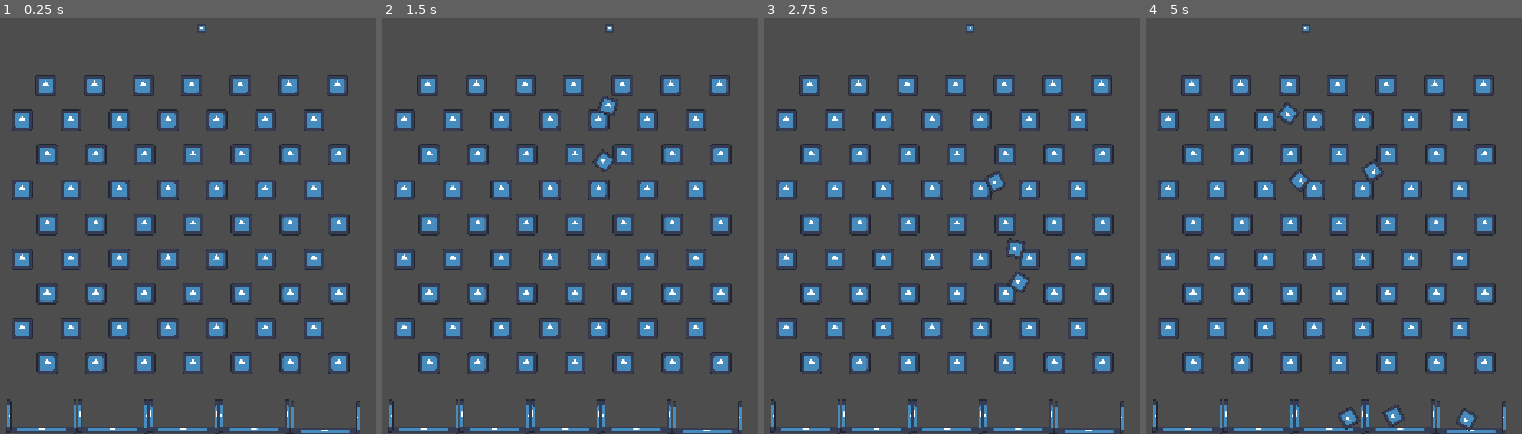
Above: before the commit, frames 1-4 (left to right).
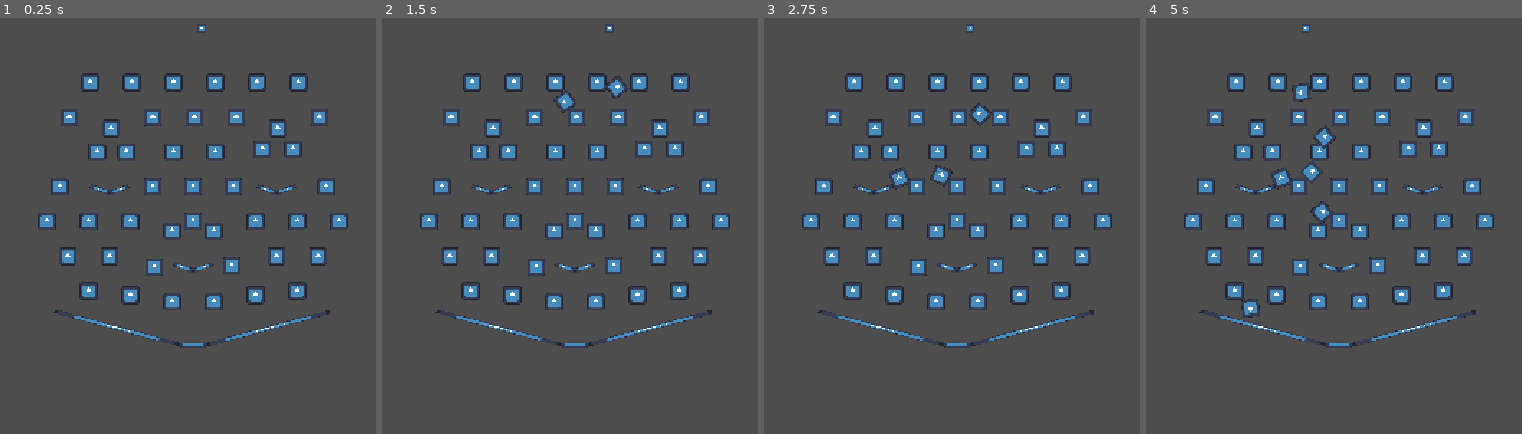
Above: after the commit, the same moments.

Repository: GunterJr/game-jam-sept
Game: Godot game, scene res://board.tscn
The game is run twice, just before and just after one commit, with the same random seed, the same clock (stepped at 60 frames per second) and the same inputs. The engine's default icon, where the game draws it, is replaced by a stand-in: a white triangle on a blue panel in a dark square.
Inputs:
- Up to frame 1 (0.25 s): no input
- Up to frame 2 (1.5 s): tap Enter (ui_accept) at 0.5, 0.77 s
- Up to frame 3 (2.75 s): tap Enter (ui_accept) at 1.52 s
- Up to frame 4 (5 s): tap Enter (ui_accept) at 3.02, 3.77, 4.52 s

The runs differ from the first frame. In frame 1, 16% of the frame differs, in the area x 1-96%, y 13-100%; in frame 2, 16%; in frame 3, 16%; in frame 4, 17%.

Commit message:
add new board

Diff:
--- a/board.tscn
+++ b/board.tscn
@@ -3,18 +3,27 @@
 [ext_resource type="Script" uid="uid://d31k642v7cab" path="res://BallDropper.gd" id="1_8l818"]
 [ext_resource type="PackedScene" uid="uid://dc77ep4i1jpjv" path="res://ball.tscn" id="1_psm7c"]
 [ext_resource type="Texture2D" uid="uid://33n2kjhmvpnu" path="res://icon.svg" id="2_psm7c"]
-[ext_resource type="PackedScene" uid="uid://b5wxd3873rsy4" path="res://pachinko_layer.tscn" id="4_jqgjh"]
 [ext_resource type="PackedScene" uid="uid://c3nxjqhl4goiw" path="res://pachinko_bowl.tscn" id="5_vf5bc"]
 
 [sub_resource type="RectangleShape2D" id="RectangleShape2D_qdft7"]
 size = Vector2(31, 302)
 
+[sub_resource type="CircleShape2D" id="CircleShape2D_qdft7"]
+radius = 7.0
+
+[sub_resource type="RectangleShape2D" id="RectangleShape2D_ytma0"]
+size = Vector2(20, 3)
+
+[sub_resource type="RectangleShape2D" id="RectangleShape2D_jqgjh"]
+size = Vector2(93.15756, 3)
+
 [node name="Board" type="Node2D" unique_id=997364691]
 
 [node name="Camera2D" type="Camera2D" parent="." unique_id=531195904]
 zoom = Vector2(2, 2)
 
 [node name="BallDropper" type="Node2D" parent="." unique_id=472102467]
+position = Vector2(0, -130)
 script = ExtResource("1_8l818")
 oscAmount = 25.0
 dropHeight = -130.0
@@ -34,44 +43,427 @@
 position = Vector2(-159, -5)
 shape = SubResource("RectangleShape2D_qdft7")
 
-[node name="PachinkoLayer" parent="." unique_id=244037044 instance=ExtResource("4_jqgjh")]
-position = Vector2(-1, -29)
-
-[node name="PachinkoLayer2" parent="." unique_id=494389821 instance=ExtResource("4_jqgjh")]
-position = Vector2(-18, -4)
-
-[node name="PachinkoLayer3" parent="." unique_id=1804746412 instance=ExtResource("4_jqgjh")]
-position = Vector2(0, 21)
-
-[node name="PachinkoLayer4" parent="." unique_id=977488013 instance=ExtResource("4_jqgjh")]
-position = Vector2(-18, 46)
-
-[node name="PachinkoLayer5" parent="." unique_id=454658123 instance=ExtResource("4_jqgjh")]
-position = Vector2(0, 71)
-
-[node name="PachinkoLayer6" parent="." unique_id=1093566860 instance=ExtResource("4_jqgjh")]
-position = Vector2(-18, 96)
-
-[node name="PachinkoLayer7" parent="." unique_id=1781163336 instance=ExtResource("4_jqgjh")]
-position = Vector2(0, 121)
-
-[node name="PachinkoLayer8" parent="." unique_id=1102831630 instance=ExtResource("4_jqgjh")]
-position = Vector2(-18, 146)
-
-[node name="PachinkoLayer9" parent="." unique_id=1081538984 instance=ExtResource("4_jqgjh")]
-position = Vector2(0, 171)
-
-[node name="Bowl" parent="." unique_id=283252032 instance=ExtResource("5_vf5bc")]
-position = Vector2(-109, 151)
-
 [node name="Bowl2" parent="." unique_id=1322086355 instance=ExtResource("5_vf5bc")]
-position = Vector2(-58, 151)
+position = Vector2(-60, -20)
 
 [node name="Bowl3" parent="." unique_id=1609134897 instance=ExtResource("5_vf5bc")]
-position = Vector2(-7, 151)
-
-[node name="Bowl4" parent="." unique_id=43036941 instance=ExtResource("5_vf5bc")]
-position = Vector2(44, 151)
-
-[node name="Bowl5" parent="." unique_id=1775793581 instance=ExtResource("5_vf5bc")]
-position = Vector2(95, 152)
+position = Vector2(60, -20)
+
+[node name="Bowl4" parent="." unique_id=283252032 instance=ExtResource("5_vf5bc")]
+position = Vector2(0, 36)
+
+[node name="StaticBody2D" type="StaticBody2D" parent="." unique_id=2074507176]
+position = Vector2(16, 0)
+
+[node name="CollisionShape2D" type="CollisionShape2D" parent="StaticBody2D" unique_id=1754870365]
+position = Vector2(0, -91)
+shape = SubResource("CircleShape2D_qdft7")
+
+[node name="Sprite2D" type="Sprite2D" parent="StaticBody2D/CollisionShape2D" unique_id=588401449]
+scale = Vector2(0.1, 0.1)
+texture = ExtResource("2_psm7c")
+
+[node name="CollisionShape2D2" type="CollisionShape2D" parent="StaticBody2D" unique_id=94403851]
+position = Vector2(-30, -91)
+shape = SubResource("CircleShape2D_qdft7")
+
+[node name="Sprite2D" type="Sprite2D" parent="StaticBody2D/CollisionShape2D2" unique_id=1063940092]
+scale = Vector2(0.1, 0.1)
+texture = ExtResource("2_psm7c")
+
+[node name="CollisionShape2D3" type="CollisionShape2D" parent="StaticBody2D" unique_id=1500157339]
+position = Vector2(-60, -91)
+shape = SubResource("CircleShape2D_qdft7")
+
+[node name="Sprite2D" type="Sprite2D" parent="StaticBody2D/CollisionShape2D3" unique_id=1106539191]
+scale = Vector2(0.1, 0.1)
+texture = ExtResource("2_psm7c")
+
+[node name="CollisionShape2D7" type="CollisionShape2D" parent="StaticBody2D" unique_id=1879715389]
+position = Vector2(-90, -91)
+shape = SubResource("CircleShape2D_qdft7")
+
+[node name="Sprite2D" type="Sprite2D" parent="StaticBody2D/CollisionShape2D7" unique_id=1250766170]
+scale = Vector2(0.1, 0.1)
+texture = ExtResource("2_psm7c")
+
+[node name="CollisionShape2D4" type="CollisionShape2D" parent="StaticBody2D" unique_id=1832071680]
+position = Vector2(30, -91)
+shape = SubResource("CircleShape2D_qdft7")
+
+[node name="Sprite2D" type="Sprite2D" parent="StaticBody2D/CollisionShape2D4" unique_id=476697392]
+scale = Vector2(0.1, 0.1)
+texture = ExtResource("2_psm7c")
+
+[node name="CollisionShape2D5" type="CollisionShape2D" parent="StaticBody2D" unique_id=1172419027]
+position = Vector2(60, -91)
+shape = SubResource("CircleShape2D_qdft7")
+
+[node name="Sprite2D" type="Sprite2D" parent="StaticBody2D/CollisionShape2D5" unique_id=1187822264]
+scale = Vector2(0.1, 0.1)
+texture = ExtResource("2_psm7c")
+
+[node name="StaticBody2D2" type="StaticBody2D" parent="." unique_id=1870906109]
+position = Vector2(1, 25)
+
+[node name="CollisionShape2D" type="CollisionShape2D" parent="StaticBody2D2" unique_id=704427536]
+position = Vector2(0, -91)
+shape = SubResource("CircleShape2D_qdft7")
+
+[node name="Sprite2D" type="Sprite2D" parent="StaticBody2D2/CollisionShape2D" unique_id=1738385074]
+scale = Vector2(0.1, 0.1)
+texture = ExtResource("2_psm7c")
+
+[node name="CollisionShape2D2" type="CollisionShape2D" parent="StaticBody2D2" unique_id=207824499]
+position = Vector2(-30, -91)
+shape = SubResource("CircleShape2D_qdft7")
+
+[node name="Sprite2D" type="Sprite2D" parent="StaticBody2D2/CollisionShape2D2" unique_id=410538393]
+scale = Vector2(0.1, 0.1)
+texture = ExtResource("2_psm7c")
+
+[node name="CollisionShape2D3" type="CollisionShape2D" parent="StaticBody2D2" unique_id=1466153695]
+position = Vector2(-60, -83)
+shape = SubResource("CircleShape2D_qdft7")
+
+[node name="Sprite2D" type="Sprite2D" parent="StaticBody2D2/CollisionShape2D3" unique_id=379006904]
+scale = Vector2(0.1, 0.1)
+texture = ExtResource("2_psm7c")
+
+[node name="CollisionShape2D7" type="CollisionShape2D" parent="StaticBody2D2" unique_id=1200291003]
+position = Vector2(-90, -91)
+shape = SubResource("CircleShape2D_qdft7")
+
+[node name="Sprite2D" type="Sprite2D" parent="StaticBody2D2/CollisionShape2D7" unique_id=1313321651]
+scale = Vector2(0.1, 0.1)
+texture = ExtResource("2_psm7c")
+
+[node name="CollisionShape2D4" type="CollisionShape2D" parent="StaticBody2D2" unique_id=700836500]
+position = Vector2(30, -91)
+shape = SubResource("CircleShape2D_qdft7")
+
+[node name="Sprite2D" type="Sprite2D" parent="StaticBody2D2/CollisionShape2D4" unique_id=1323709457]
+scale = Vector2(0.1, 0.1)
+texture = ExtResource("2_psm7c")
+
+[node name="CollisionShape2D5" type="CollisionShape2D" parent="StaticBody2D2" unique_id=1780430023]
+position = Vector2(60, -83)
+shape = SubResource("CircleShape2D_qdft7")
+
+[node name="Sprite2D" type="Sprite2D" parent="StaticBody2D2/CollisionShape2D5" unique_id=1825625363]
+scale = Vector2(0.1, 0.1)
+texture = ExtResource("2_psm7c")
+
+[node name="CollisionShape2D6" type="CollisionShape2D" parent="StaticBody2D2" unique_id=2005216703]
+position = Vector2(90, -91)
+shape = SubResource("CircleShape2D_qdft7")
+
+[node name="Sprite2D" type="Sprite2D" parent="StaticBody2D2/CollisionShape2D6" unique_id=1953019500]
+scale = Vector2(0.1, 0.1)
+texture = ExtResource("2_psm7c")
+
+[node name="StaticBody2D3" type="StaticBody2D" parent="." unique_id=1294018697]
+position = Vector2(16, 50)
+
+[node name="CollisionShape2D" type="CollisionShape2D" parent="StaticBody2D3" unique_id=1550275803]
+position = Vector2(0, -91)
+shape = SubResource("CircleShape2D_qdft7")
+
+[node name="Sprite2D" type="Sprite2D" parent="StaticBody2D3/CollisionShape2D" unique_id=347205219]
+scale = Vector2(0.1, 0.1)
+texture = ExtResource("2_psm7c")
+
+[node name="CollisionShape2D2" type="CollisionShape2D" parent="StaticBody2D3" unique_id=505404721]
+position = Vector2(-30, -91)
+shape = SubResource("CircleShape2D_qdft7")
+
+[node name="Sprite2D" type="Sprite2D" parent="StaticBody2D3/CollisionShape2D2" unique_id=124957145]
+scale = Vector2(0.1, 0.1)
+texture = ExtResource("2_psm7c")
+
+[node name="CollisionShape2D3" type="CollisionShape2D" parent="StaticBody2D3" unique_id=103029539]
+position = Vector2(-64, -91)
+shape = SubResource("CircleShape2D_qdft7")
+
+[node name="Sprite2D" type="Sprite2D" parent="StaticBody2D3/CollisionShape2D3" unique_id=640406283]
+scale = Vector2(0.1, 0.1)
+texture = ExtResource("2_psm7c")
+
+[node name="CollisionShape2D7" type="CollisionShape2D" parent="StaticBody2D3" unique_id=1922673321]
+position = Vector2(-85, -91)
+shape = SubResource("CircleShape2D_qdft7")
+
+[node name="Sprite2D" type="Sprite2D" parent="StaticBody2D3/CollisionShape2D7" unique_id=1347064604]
+scale = Vector2(0.1, 0.1)
+texture = ExtResource("2_psm7c")
+
+[node name="CollisionShape2D4" type="CollisionShape2D" parent="StaticBody2D3" unique_id=573120970]
+position = Vector2(34, -93)
+shape = SubResource("CircleShape2D_qdft7")
+
+[node name="Sprite2D" type="Sprite2D" parent="StaticBody2D3/CollisionShape2D4" unique_id=439637950]
+scale = Vector2(0.1, 0.1)
+texture = ExtResource("2_psm7c")
+
+[node name="CollisionShape2D5" type="CollisionShape2D" parent="StaticBody2D3" unique_id=1165568411]
+position = Vector2(56, -93)
+shape = SubResource("CircleShape2D_qdft7")
+
+[node name="Sprite2D" type="Sprite2D" parent="StaticBody2D3/CollisionShape2D5" unique_id=1930861883]
+scale = Vector2(0.1, 0.1)
+texture = ExtResource("2_psm7c")
+
+[node name="StaticBody2D4" type="StaticBody2D" parent="." unique_id=1167868752]
+position = Vector2(0, 75)
+
+[node name="CollisionShape2D" type="CollisionShape2D" parent="StaticBody2D4" unique_id=1026614398]
+position = Vector2(0, -91)
+shape = SubResource("CircleShape2D_qdft7")
+
+[node name="Sprite2D" type="Sprite2D" parent="StaticBody2D4/CollisionShape2D" unique_id=574548440]
+scale = Vector2(0.1, 0.1)
+texture = ExtResource("2_psm7c")
+
+[node name="CollisionShape2D2" type="CollisionShape2D" parent="StaticBody2D4" unique_id=2135002920]
+position = Vector2(-29, -91)
+shape = SubResource("CircleShape2D_qdft7")
+
+[node name="Sprite2D" type="Sprite2D" parent="StaticBody2D4/CollisionShape2D2" unique_id=2022645562]
+scale = Vector2(0.1, 0.1)
+texture = ExtResource("2_psm7c")
+
+[node name="CollisionShape2D7" type="CollisionShape2D" parent="StaticBody2D4" unique_id=1408426347]
+position = Vector2(-96, -91)
+shape = SubResource("CircleShape2D_qdft7")
+
+[node name="Sprite2D" type="Sprite2D" parent="StaticBody2D4/CollisionShape2D7" unique_id=135519415]
+scale = Vector2(0.1, 0.1)
+texture = ExtResource("2_psm7c")
+
+[node name="CollisionShape2D4" type="CollisionShape2D" parent="StaticBody2D4" unique_id=1816661700]
+position = Vector2(29, -91)
+shape = SubResource("CircleShape2D_qdft7")
+
+[node name="Sprite2D" type="Sprite2D" parent="StaticBody2D4/CollisionShape2D4" unique_id=1097651701]
+scale = Vector2(0.1, 0.1)
+texture = ExtResource("2_psm7c")
+
+[node name="CollisionShape2D6" type="CollisionShape2D" parent="StaticBody2D4" unique_id=251828381]
+position = Vector2(96, -91)
+shape = SubResource("CircleShape2D_qdft7")
+
+[node name="Sprite2D" type="Sprite2D" parent="StaticBody2D4/CollisionShape2D6" unique_id=1456939991]
+scale = Vector2(0.1, 0.1)
+texture = ExtResource("2_psm7c")
+
+[node name="StaticBody2D5" type="StaticBody2D" parent="." unique_id=1267492438]
+position = Vector2(15, 100)
+
+[node name="CollisionShape2D" type="CollisionShape2D" parent="StaticBody2D5" unique_id=1725106966]
+position = Vector2(0, -84)
+shape = SubResource("CircleShape2D_qdft7")
+
+[node name="Sprite2D" type="Sprite2D" parent="StaticBody2D5/CollisionShape2D" unique_id=727499587]
+scale = Vector2(0.1, 0.1)
+texture = ExtResource("2_psm7c")
+
+[node name="CollisionShape2D2" type="CollisionShape2D" parent="StaticBody2D5" unique_id=1223927636]
+position = Vector2(-30, -84)
+shape = SubResource("CircleShape2D_qdft7")
+
+[node name="Sprite2D" type="Sprite2D" parent="StaticBody2D5/CollisionShape2D2" unique_id=1996778978]
+scale = Vector2(0.1, 0.1)
+texture = ExtResource("2_psm7c")
+
+[node name="CollisionShape2D3" type="CollisionShape2D" parent="StaticBody2D5" unique_id=2051377591]
+position = Vector2(-60, -91)
+shape = SubResource("CircleShape2D_qdft7")
+
+[node name="Sprite2D" type="Sprite2D" parent="StaticBody2D5/CollisionShape2D3" unique_id=335214865]
+scale = Vector2(0.1, 0.1)
+texture = ExtResource("2_psm7c")
+
+[node name="CollisionShape2D7" type="CollisionShape2D" parent="StaticBody2D5" unique_id=219765317]
+position = Vector2(-90, -91)
+shape = SubResource("CircleShape2D_qdft7")
+
+[node name="Sprite2D" type="Sprite2D" parent="StaticBody2D5/CollisionShape2D7" unique_id=1321548772]
+scale = Vector2(0.1, 0.1)
+texture = ExtResource("2_psm7c")
+
+[node name="CollisionShape2D4" type="CollisionShape2D" parent="StaticBody2D5" unique_id=162443117]
+position = Vector2(30, -91)
+shape = SubResource("CircleShape2D_qdft7")
+
+[node name="Sprite2D" type="Sprite2D" parent="StaticBody2D5/CollisionShape2D4" unique_id=1934467138]
+scale = Vector2(0.1, 0.1)
+texture = ExtResource("2_psm7c")
+
+[node name="CollisionShape2D5" type="CollisionShape2D" parent="StaticBody2D5" unique_id=1298576450]
+position = Vector2(60, -91)
+shape = SubResource("CircleShape2D_qdft7")
+
+[node name="Sprite2D" type="Sprite2D" parent="StaticBody2D5/CollisionShape2D5" unique_id=15956326]
+scale = Vector2(0.1, 0.1)
+texture = ExtResource("2_psm7c")
+
+[node name="CollisionShape2D6" type="CollisionShape2D" parent="StaticBody2D5" unique_id=251081875]
+position = Vector2(90, -91)
+shape = SubResource("CircleShape2D_qdft7")
+
+[node name="Sprite2D" type="Sprite2D" parent="StaticBody2D5/CollisionShape2D6" unique_id=1429273586]
+scale = Vector2(0.1, 0.1)
+texture = ExtResource("2_psm7c")
+
+[node name="CollisionShape2D8" type="CollisionShape2D" parent="StaticBody2D5" unique_id=498771382]
+position = Vector2(-120, -91)
+shape = SubResource("CircleShape2D_qdft7")
+
+[node name="Sprite2D" type="Sprite2D" parent="StaticBody2D5/CollisionShape2D8" unique_id=1812346055]
+scale = Vector2(0.1, 0.1)
+texture = ExtResource("2_psm7c")
+
+[node name="StaticBody2D6" type="StaticBody2D" parent="." unique_id=1083491589]
+position = Vector2(0, 125)
+
+[node name="CollisionShape2D" type="CollisionShape2D" parent="StaticBody2D6" unique_id=675002891]
+position = Vector2(0, -116)
+shape = SubResource("CircleShape2D_qdft7")
+
+[node name="Sprite2D" type="Sprite2D" parent="StaticBody2D6/CollisionShape2D" unique_id=451468940]
+scale = Vector2(0.1, 0.1)
+texture = ExtResource("2_psm7c")
+
+[node name="CollisionShape2D2" type="CollisionShape2D" parent="StaticBody2D6" unique_id=485664201]
+position = Vector2(-28, -83)
+shape = SubResource("CircleShape2D_qdft7")
+
+[node name="Sprite2D" type="Sprite2D" parent="StaticBody2D6/CollisionShape2D2" unique_id=207057298]
+scale = Vector2(0.1, 0.1)
+texture = ExtResource("2_psm7c")
+
+[node name="CollisionShape2D3" type="CollisionShape2D" parent="StaticBody2D6" unique_id=1652516152]
+position = Vector2(-60, -91)
+shape = SubResource("CircleShape2D_qdft7")
+
+[node name="Sprite2D" type="Sprite2D" parent="StaticBody2D6/CollisionShape2D3" unique_id=1194566896]
+scale = Vector2(0.1, 0.1)
+texture = ExtResource("2_psm7c")
+
+[node name="CollisionShape2D7" type="CollisionShape2D" parent="StaticBody2D6" unique_id=927030710]
+position = Vector2(-90, -91)
+shape = SubResource("CircleShape2D_qdft7")
+
+[node name="Sprite2D" type="Sprite2D" parent="StaticBody2D6/CollisionShape2D7" unique_id=763200656]
+scale = Vector2(0.1, 0.1)
+texture = ExtResource("2_psm7c")
+
+[node name="CollisionShape2D4" type="CollisionShape2D" parent="StaticBody2D6" unique_id=687604366]
+position = Vector2(28, -84)
+shape = SubResource("CircleShape2D_qdft7")
+
+[node name="Sprite2D" type="Sprite2D" parent="StaticBody2D6/CollisionShape2D4" unique_id=1210011663]
+scale = Vector2(0.1, 0.1)
+texture = ExtResource("2_psm7c")
+
+[node name="CollisionShape2D5" type="CollisionShape2D" parent="StaticBody2D6" unique_id=1810962435]
+position = Vector2(60, -91)
+shape = SubResource("CircleShape2D_qdft7")
+
+[node name="Sprite2D" type="Sprite2D" parent="StaticBody2D6/CollisionShape2D5" unique_id=1828751580]
+scale = Vector2(0.1, 0.1)
+texture = ExtResource("2_psm7c")
+
+[node name="CollisionShape2D6" type="CollisionShape2D" parent="StaticBody2D6" unique_id=491986468]
+position = Vector2(90, -91)
+shape = SubResource("CircleShape2D_qdft7")
+
+[node name="Sprite2D" type="Sprite2D" parent="StaticBody2D6/CollisionShape2D6" unique_id=1027729359]
+scale = Vector2(0.1, 0.1)
+texture = ExtResource("2_psm7c")
+
+[node name="StaticBody2D7" type="StaticBody2D" parent="." unique_id=1313103980]
+position = Vector2(15, 150)
+
+[node name="CollisionShape2D" type="CollisionShape2D" parent="StaticBody2D7" unique_id=545820021]
+position = Vector2(0, -83)
+shape = SubResource("CircleShape2D_qdft7")
+
+[node name="Sprite2D" type="Sprite2D" parent="StaticBody2D7/CollisionShape2D" unique_id=1338325527]
+scale = Vector2(0.1, 0.1)
+texture = ExtResource("2_psm7c")
+
+[node name="CollisionShape2D2" type="CollisionShape2D" parent="StaticBody2D7" unique_id=1311513038]
+position = Vector2(-30, -83)
+shape = SubResource("CircleShape2D_qdft7")
+
+[node name="Sprite2D" type="Sprite2D" parent="StaticBody2D7/CollisionShape2D2" unique_id=336570365]
+scale = Vector2(0.1, 0.1)
+texture = ExtResource("2_psm7c")
+
+[node name="CollisionShape2D3" type="CollisionShape2D" parent="StaticBody2D7" unique_id=238087960]
+position = Vector2(-60, -88)
+shape = SubResource("CircleShape2D_qdft7")
+
+[node name="Sprite2D" type="Sprite2D" parent="StaticBody2D7/CollisionShape2D3" unique_id=105245780]
+scale = Vector2(0.1, 0.1)
+texture = ExtResource("2_psm7c")
+
+[node name="CollisionShape2D7" type="CollisionShape2D" parent="StaticBody2D7" unique_id=421468239]
+position = Vector2(-90, -91)
+shape = SubResource("CircleShape2D_qdft7")
+
+[node name="Sprite2D" type="Sprite2D" parent="StaticBody2D7/CollisionShape2D7" unique_id=691100105]
+scale = Vector2(0.1, 0.1)
+texture = ExtResource("2_psm7c")
+
+[node name="CollisionShape2D4" type="CollisionShape2D" parent="StaticBody2D7" unique_id=255514664]
+position = Vector2(30, -88)
+shape = SubResource("CircleShape2D_qdft7")
+
+[node name="Sprite2D" type="Sprite2D" parent="StaticBody2D7/CollisionShape2D4" unique_id=394981515]
+scale = Vector2(0.1, 0.1)
+texture = ExtResource("2_psm7c")
+
+[node name="CollisionShape2D5" type="CollisionShape2D" parent="StaticBody2D7" unique_id=821146565]
+position = Vector2(60, -91)
+shape = SubResource("CircleShape2D_qdft7")
+
+[node name="Sprite2D" type="Sprite2D" parent="StaticBody2D7/CollisionShape2D5" unique_id=983062]
+scale = Vector2(0.1, 0.1)
+texture = ExtResource("2_psm7c")
+
+[node name="OverflowBucket" type="StaticBody2D" parent="." unique_id=484323597]
+
+[node name="CollisionShape2D" type="CollisionShape2D" parent="OverflowBucket" unique_id=826418648]
+position = Vector2(0, 98)
+shape = SubResource("RectangleShape2D_ytma0")
+
+[node name="CollisionShape2D2" type="CollisionShape2D" parent="OverflowBucket" unique_id=694887015]
+position = Vector2(-55, 86)
+rotation = 0.26179937
+scale = Vector2(0.9999999, 0.9999999)
+shape = SubResource("RectangleShape2D_jqgjh")
+
+[node name="CollisionShape2D3" type="CollisionShape2D" parent="OverflowBucket" unique_id=2068449610]
+position = Vector2(55, 86.00001)
+rotation = -0.2617994
+scale = Vector2(0.9999999, 0.9999999)
+shape = SubResource("RectangleShape2D_jqgjh")
+
+[node name="Sprite2D" type="Sprite2D" parent="OverflowBucket" unique_id=1902981266]
+position = Vector2(-2.842171e-14, 98)
+scale = Vector2(0.15624999, 0.023437506)
+texture = ExtResource("2_psm7c")
+
+[node name="Sprite2D2" type="Sprite2D" parent="OverflowBucket" unique_id=82422982]
+position = Vector2(-55.101845, 85.5945)
+rotation = 0.2617994
+scale = Vector2(0.7240641, 0.023437506)
+texture = ExtResource("2_psm7c")
+
+[node name="Sprite2D3" type="Sprite2D" parent="OverflowBucket" unique_id=1011349086]
+position = Vector2(54.000023, 86.00001)
+rotation = -0.2617994
+scale = Vector2(0.7240641, 0.023437506)
+texture = ExtResource("2_psm7c")
--- a/pachinko_bowl.tscn
+++ b/pachinko_bowl.tscn
@@ -3,10 +3,10 @@
 [ext_resource type="Texture2D" uid="uid://33n2kjhmvpnu" path="res://icon.svg" id="1_avtbx"]
 
 [sub_resource type="RectangleShape2D" id="RectangleShape2D_ytma0"]
-size = Vector2(50, 3)
+size = Vector2(6, 3)
 
 [sub_resource type="RectangleShape2D" id="RectangleShape2D_jqgjh"]
-size = Vector2(3, 20)
+size = Vector2(3, 10.9396925)
 
 [node name="Bowl" type="StaticBody2D" unique_id=283252032]
 
@@ -15,24 +15,28 @@
 shape = SubResource("RectangleShape2D_ytma0")
 
 [node name="CollisionShape2D2" type="CollisionShape2D" parent="." unique_id=802886731]
-position = Vector2(-23.5, -4)
+position = Vector2(-8, 6)
+rotation = -1.2217305
 shape = SubResource("RectangleShape2D_jqgjh")
 
 [node name="CollisionShape2D3" type="CollisionShape2D" parent="." unique_id=1606884321]
-position = Vector2(24, -4)
+position = Vector2(8.743048, 5.549403)
+rotation = 1.2217305
 shape = SubResource("RectangleShape2D_jqgjh")
 
 [node name="Sprite2D" type="Sprite2D" parent="." unique_id=158067049]
-position = Vector2(2.9802322e-08, 8)
-scale = Vector2(0.3984375, 0.03125)
+position = Vector2(5.9604645e-08, 8)
+scale = Vector2(0.046874996, 0.03125)
 texture = ExtResource("1_avtbx")
 
 [node name="Sprite2D2" type="Sprite2D" parent="." unique_id=930230423]
-position = Vector2(-23.5, -1.9999993)
-scale = Vector2(0.023437511, 0.18749999)
+position = Vector2(-7, 5.9999995)
+rotation = -1.2217305
+scale = Vector2(0.023437511, 0.11340129)
 texture = ExtResource("1_avtbx")
 
-[node name="Sprite2D3" type="Sprite2D" parent="." unique_id=1234958002]
-position = Vector2(23.999996, -1.5000005)
-scale = Vector2(0.023437511, 0.19531249)
+[node name="Sprite2D3" type="Sprite2D" parent="." unique_id=1579619446]
+position = Vector2(7, 6)
+rotation = 1.2217305
+scale = Vector2(0.023437511, 0.11340129)
 texture = ExtResource("1_avtbx")
--- a/pachinko_layer.tscn
+++ /dev/null
@@ -1,64 +0,0 @@
-[gd_scene format=3 uid="uid://b5wxd3873rsy4"]
-
-[ext_resource type="Texture2D" uid="uid://33n2kjhmvpnu" path="res://icon.svg" id="1_x3ob7"]
-
-[sub_resource type="CircleShape2D" id="CircleShape2D_ytma0"]
-radius = 5.0
-
-[node name="PachinkoLayer" type="StaticBody2D" unique_id=244037044]
-
-[node name="CollisionShape2D" type="CollisionShape2D" parent="." unique_id=1398627734]
-position = Vector2(0, -60)
-shape = SubResource("CircleShape2D_ytma0")
-
-[node name="Sprite2D" type="Sprite2D" parent="CollisionShape2D" unique_id=660197480]
-scale = Vector2(0.12, 0.12)
-texture = ExtResource("1_x3ob7")
-
-[node name="CollisionShape2D2" type="CollisionShape2D" parent="." unique_id=595421241]
-position = Vector2(-35, -60)
-shape = SubResource("CircleShape2D_ytma0")
-
-[node name="Sprite2D" type="Sprite2D" parent="CollisionShape2D2" unique_id=700555565]
-scale = Vector2(0.12, 0.12)
-texture = ExtResource("1_x3ob7")
-
-[node name="CollisionShape2D3" type="CollisionShape2D" parent="." unique_id=1671857540]
-position = Vector2(-70, -60)
-shape = SubResource("CircleShape2D_ytma0")
-
-[node name="Sprite2D" type="Sprite2D" parent="CollisionShape2D3" unique_id=917263808]
-scale = Vector2(0.12, 0.12)
-texture = ExtResource("1_x3ob7")
-
-[node name="CollisionShape2D4" type="CollisionShape2D" parent="." unique_id=322081204]
-position = Vector2(-105, -60)
-shape = SubResource("CircleShape2D_ytma0")
-
-[node name="Sprite2D" type="Sprite2D" parent="CollisionShape2D4" unique_id=819553313]
-scale = Vector2(0.12, 0.12)
-texture = ExtResource("1_x3ob7")
-
-[node name="CollisionShape2D5" type="CollisionShape2D" parent="." unique_id=170044318]
-position = Vector2(105, -60)
-shape = SubResource("CircleShape2D_ytma0")
-
-[node name="Sprite2D" type="Sprite2D" parent="CollisionShape2D5" unique_id=1205783122]
-scale = Vector2(0.12, 0.12)
-texture = ExtResource("1_x3ob7")
-
-[node name="CollisionShape2D6" type="CollisionShape2D" parent="." unique_id=728285662]
-position = Vector2(70, -60)
-shape = SubResource("CircleShape2D_ytma0")
-
-[node name="Sprite2D" type="Sprite2D" parent="CollisionShape2D6" unique_id=2103084132]
-scale = Vector2(0.12, 0.12)
-texture = ExtResource("1_x3ob7")
-
-[node name="CollisionShape2D7" type="CollisionShape2D" parent="." unique_id=615449923]
-position = Vector2(35, -60)
-shape = SubResource("CircleShape2D_ytma0")
-
-[node name="Sprite2D" type="Sprite2D" parent="CollisionShape2D7" unique_id=537212008]
-scale = Vector2(0.12, 0.12)
-texture = ExtResource("1_x3ob7")
